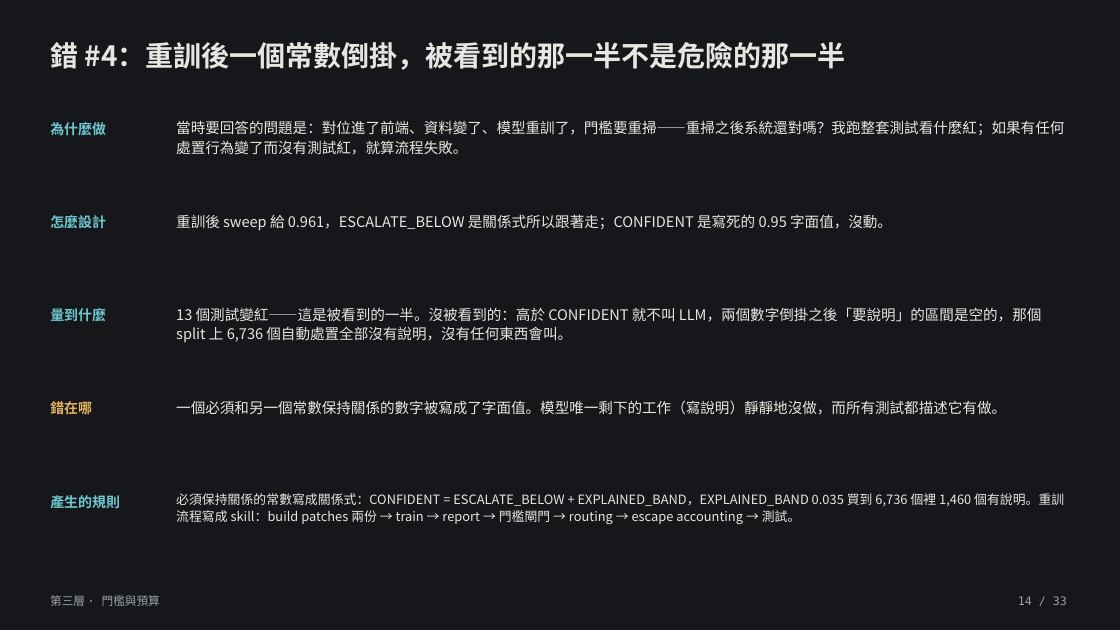
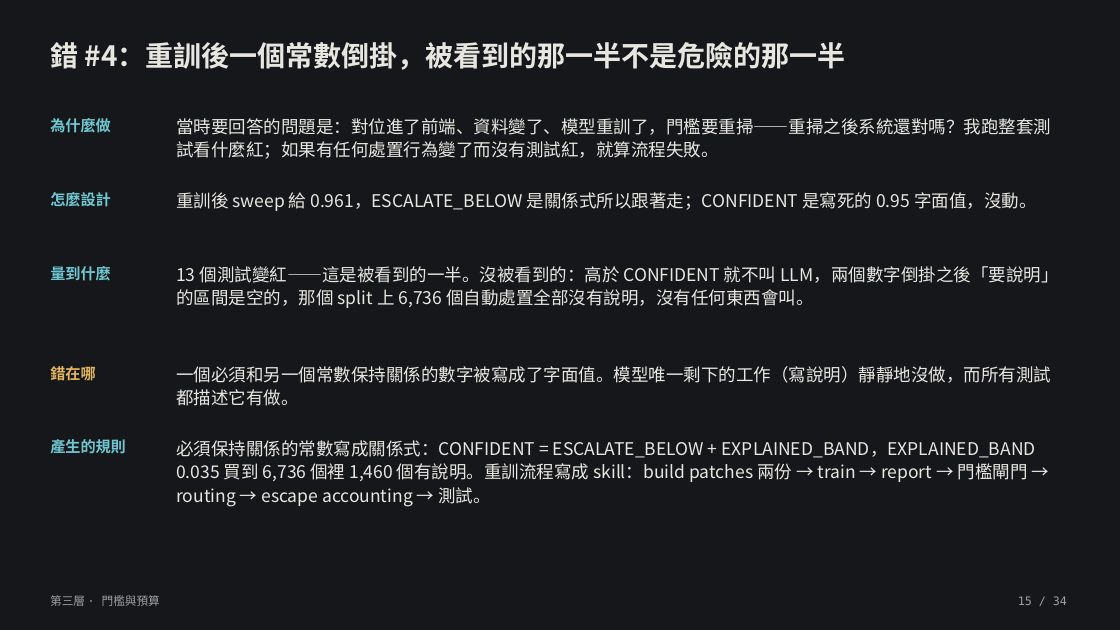
Before and after one commit to lin891020/aoi-agent, a slide deck: slide 15 of docs/deck/aoi-agent-journey.zh-TW.pptx (slide 14 before the commit). Drawn at 1120x630 pixels with LibreOffice and Linux fonts; fonts in the diff are those of the drawing. Boxes give left, top, right and bottom in pixels: in the first picture for what was removed or moved away, otherwise in the second. Text is boxed around its words. In the diff, an @@ line names an element or a change of style, - is before the commit and + after.

```diff
--- a/docs/deck/aoi-agent-journey.zh-TW.pptx
+++ b/docs/deck/aoi-agent-journey.zh-TW.pptx
@@ text "怎麼設計": place and size @@
-text "怎麼設計" at box(50, 215, 106, 228)
+text "怎麼設計" at box(50, 192, 111, 207)
@@ text "重訓後 sweep 給 0.961，ESCALATE_BELOW 是關係式所以跟著走；CONFIDENT ...": place and size @@
-text "重訓後 sweep 給 0.961，ESCALATE_BELOW 是關係式所以跟著走；CONFIDENT ..." at box(176, 214, 892, 231)
+text "重訓後 sweep 給 0.961，ESCALATE_BELOW 是關係式所以跟著走；CONFIDENT ..." at box(176, 192, 1036, 211)
@@ text "量到什麼": place and size @@
-text "量到什麼" at box(50, 308, 106, 321)
+text "量到什麼" at box(50, 266, 111, 281)
@@ text "13 個測試變紅——這是被看到的一半。沒被看到的：高於 CONFIDENT 就不叫 LLM，兩個數字倒掛之後「要說明」的 ...": place and size @@
-text "13 個測試變紅——這是被看到的一半。沒被看到的：高於 CONFIDENT 就不叫 LLM，兩個數字倒掛之後「要說明」的 ..." at box(176, 307, 1042, 343)
+text "13 個測試變紅——這是被看到的一半。沒被看到的：高於 CONFIDENT 就不叫 LLM，兩個數字倒掛之後「要說明」的 ..." at box(176, 266, 1058, 308)
@@ size 12 to 13 pt in 5 elements at box(50, 118, 111, 133), box(50, 266, 111, 281), box(50, 439, 126, 454), box(50, 192, 111, 207), box(50, 363, 95, 383) @@
@@ text "錯在哪": place and size @@
-text "錯在哪" at box(50, 401, 92, 414)
+text "錯在哪" at box(50, 363, 95, 383)
@@ size 12.5 to 15 pt; line spacing 1.1 to 1.12 in 4 elements at box(176, 118, 1051, 159), box(176, 192, 1036, 211), box(176, 266, 1058, 308), box(176, 366, 1051, 406) @@
@@ text "一個必須和另一個常數保持關係的數字被寫成了字面值。模型唯一剩下的工作（寫說明）靜靜地沒做，而所有測試都描述它有做。": place and size @@
-text "一個必須和另一個常數保持關係的數字被寫成了字面值。模型唯一剩下的工作（寫說明）靜靜地沒做，而所有測試都描述它有做。" at box(176, 400, 1006, 415)
+text "一個必須和另一個常數保持關係的數字被寫成了字面值。模型唯一剩下的工作（寫說明）靜靜地沒做，而所有測試都描述它有做。" at box(176, 366, 1051, 406)
@@ text "產生的規則": place and size @@
-text "產生的規則" at box(50, 495, 120, 508)
+text "產生的規則" at box(50, 439, 126, 454)
@@ text "必須保持關係的常數寫成關係式：CONFIDENT = ESCALATE_BELOW + EXPLAINED_BAND，E ...": place and size @@
-text "必須保持關係的常數寫成關係式：CONFIDENT = ESCALATE_BELOW + EXPLAINED_BAND，E ..." at box(176, 493, 1064, 524)
+text "必須保持關係的常數寫成關係式：CONFIDENT = ESCALATE_BELOW + EXPLAINED_BAND，E ..." at box(176, 440, 1035, 507)
@@ text "必須保持關係的常數寫成關係式：CONFIDENT = ESCALATE_BELOW + EXPLAINED_BAND，E ..." at box(176, 440, 1035, 507): size 11 to 15 pt; line spacing 1.1 to 1.12 @@
@@ text at box(1018, 596, 1067, 605): text changed @@
-14 / 33
+15 / 34
```
Also in this commit, not shown: 31 other slides changed, 2 slides added, 1 slide removed, 8 other files.
